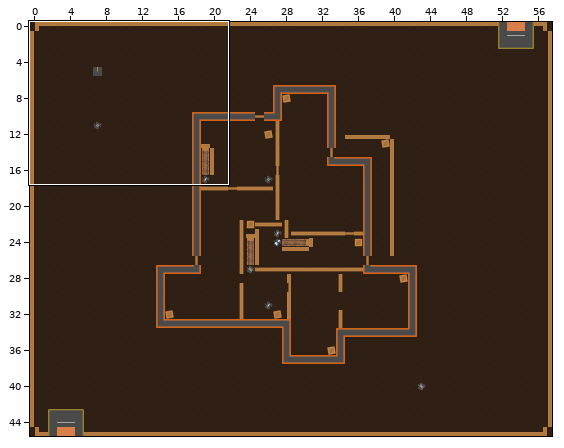
Two versions of a level (Tiled map, EscapeItems/basement.tmx). The picture above shows the old version from afar; the outline marks the close-up.
Close-up. The starting point:
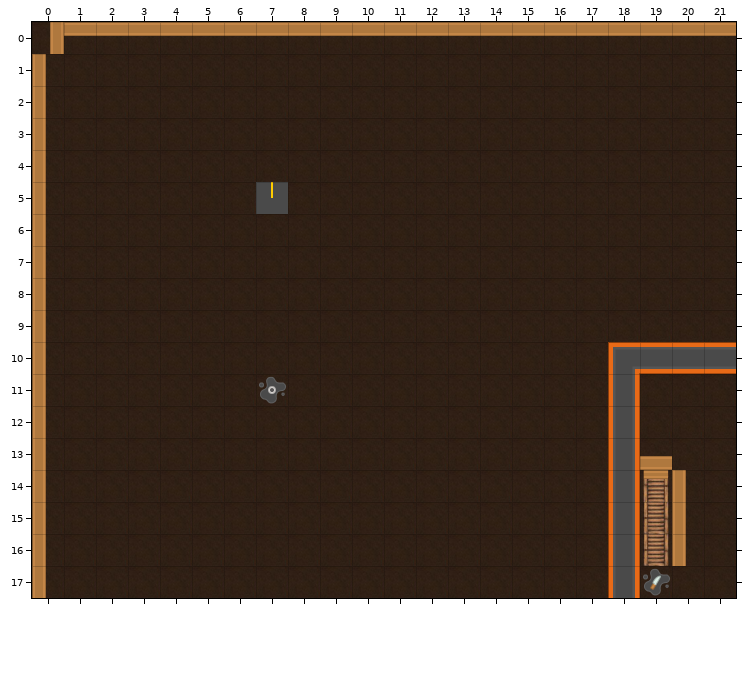
Cells are 64x64 px. Shown: x 0..21, y 0..17. The commit also changed other parts of the map, which this record leaves out.
The same view after the edit:
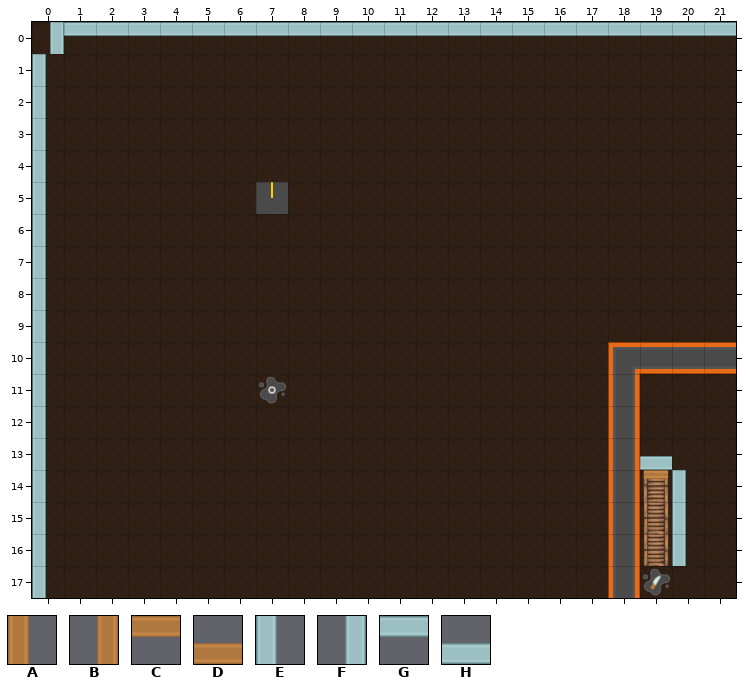
Key: from "topdown_tilesheet_complete2": A 454, B 455, C 482, D 483, E 510, F 511, G 538, H 539.
_ is an empty cell.
Tiles replaced or removed in this view: A, B, C, D.
From old to new:
Changed rows in their new state; . is an unchanged cell.
Layer "fence":
first column x 0:
 0 FGGGGGGGGGGGGGGGGGGGGG
 1 E.....................
 2 E.....................
 3 E.....................
 4 E.....................
 5 E.....................
 6 E.....................
 7 E.....................
 8 E.....................
 9 E.....................
10 E.....................
11 E.....................
12 E.....................
13 E.....................
14 E.....................
15 E.....................
16 E.....................
17 E.....................
Layer "walls":
first column x 19:
13 H.
14 .E
15 .E
16 .E
Where, in picture pixels (left, top, right, bottom), the same in both close-ups:
changed: (32, 22, 736, 598)
